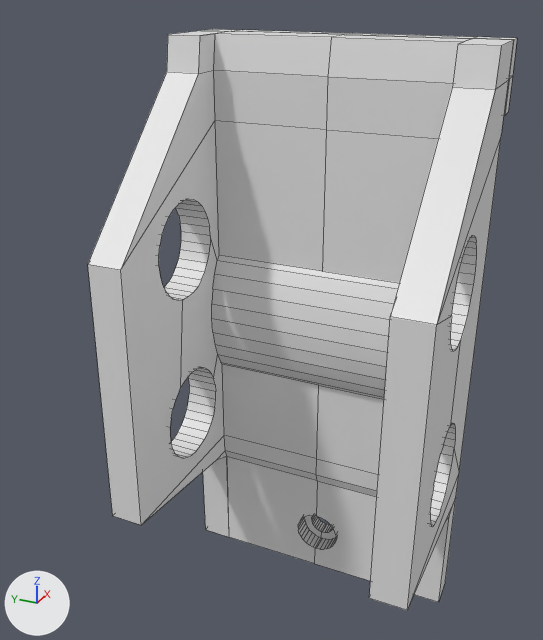
Before and after pictures for a commit that changed the Blender file sling/fuel_bypass_bracket/bracket.blend.
Camera for both pictures: a 50 mm lens placed at (-97.7, -35.5, 94.6), pointed at (-11.3, 3.4, 51.4). The axes (+X, +Y, +Z) are drawn at lower left. The lights are the same throughout. Mesh edges are drawn as thin lines.
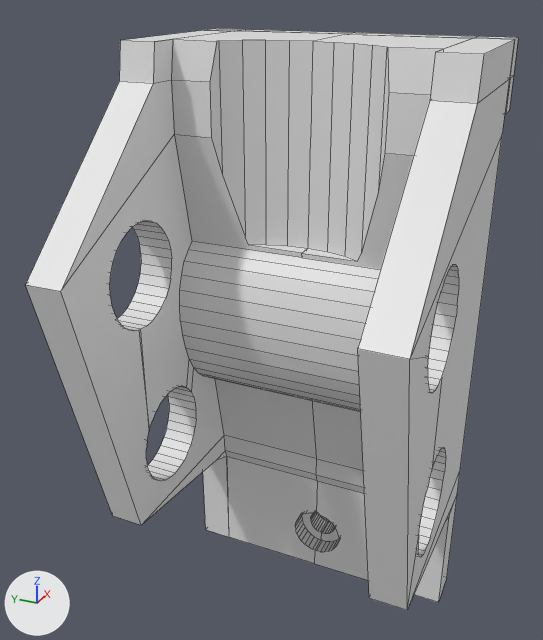
ob_cylinder is not drawn itself; it is used by a modifier of ob_cube.
ob_cylinder_001 is not drawn itself; it is used by a modifier of ob_cube.
ob_cylinder_003 is not drawn itself; it is used by a modifier of ob_cube.

Pixel boxes (x1, y1, x2, y2) of what changed, in the pictures (543 x 640 px; the box of a moved part takes in the faces that stretch with it):
'Cube', reshaped, modifiers changed (15% wider): before (88, 29, 517, 610); after (26, 29, 518, 610)
part 1 of me_cube, moved or reshaped: before (167, 31, 513, 474); after (119, 30, 514, 470)
part 2 of me_cube, moved or reshaped: before (88, 71, 508, 610); after (26, 80, 509, 610)
part 3 of me_cube, moved or reshaped: before (201, 29, 517, 608); after (209, 29, 518, 608)

The change, as a list of edits to the scene's bpy script:
```text
Change me_cube:
    where me_cube.from_pydata(...)  # 76 vertices, 75 faces; spans x -5.32..1.81, y 0.0..0.94, z 0.0..1.99
    used by ob_cube; location = (0.0, 0.0, 0.0); scale = (5.0, 23.5, 44.0)
    me_cube part 1: all 10 vertices in x -1.0..-0.02, y 0.0..0.94, z 1.72..1.99 are moved by (-2.24, 0.0, 0.0)
    me_cube part 2: all 2 vertices in x -5.22, y 0.73..0.94, z 1.4 are moved by (-2.24, 0.0, 0.03)
    me_cube part 3: all 48 vertices in x 1.0..1.81, y 0.0..0.94, z 0.0..1.99 are moved by (0.2, 0.0, 0.0)
Change ob_cylinder:
    ob_cylinder.location: (4.359, 0.0, 46.06) -> (-4.738, 0.0, 48.62)
    ob_cylinder.rotation_euler: (1.571, 0.0, 0.0) -> (1.571, -0.187, 0.0)  # degrees (90, 0, 0) -> degrees (90, -11, 0)
Change ob_cylinder_001:
    ob_cylinder_001.location: (-10.5, 0.578, 59.37) -> (-21.57, 0.578, 59.37)
    where _m = ob_cylinder_001.modifiers.new('Array', 'ARRAY')
    _m.constant_offset_displace: (0.0, -3.742, 0.0) -> (0.65, -3.742, 0.0)
Change ob_cylinder_003:
    ob_cylinder_003.scale: (3.5, 3.5, 50.0) -> (4.0, 4.0, 50.0)
```
